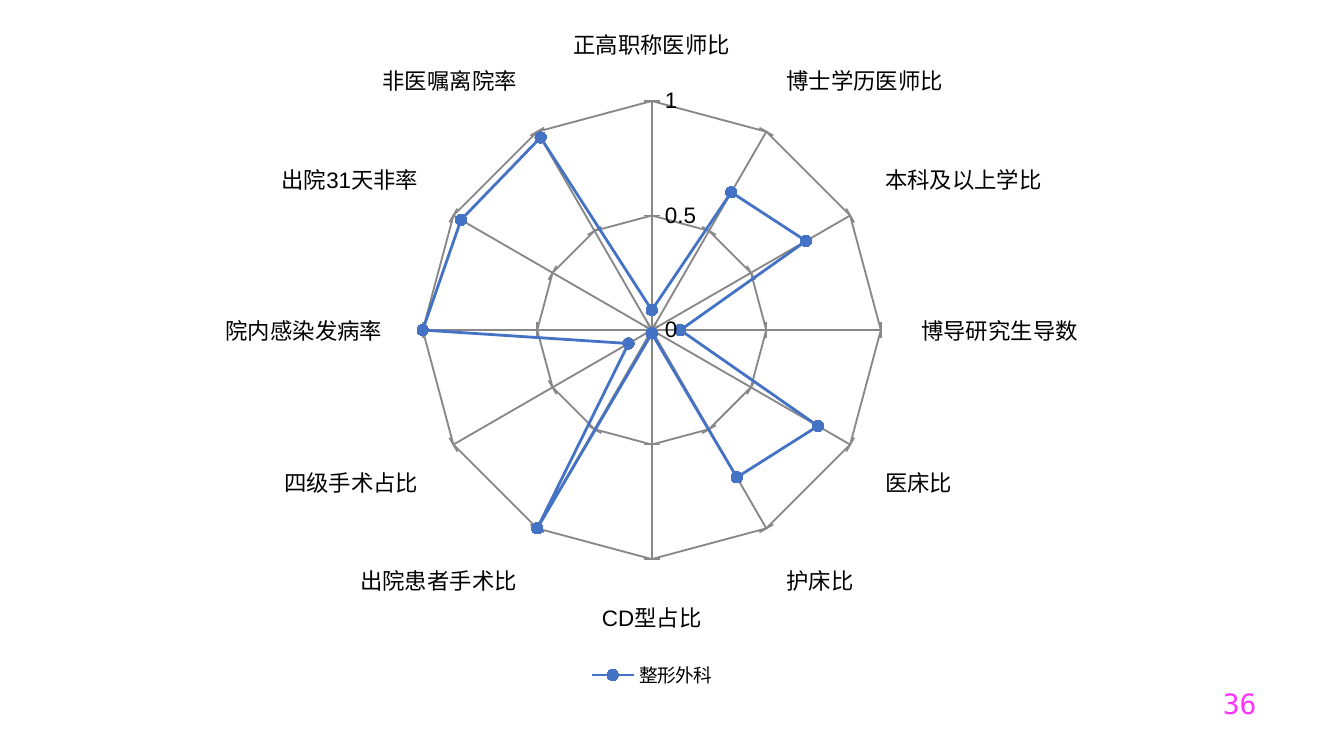
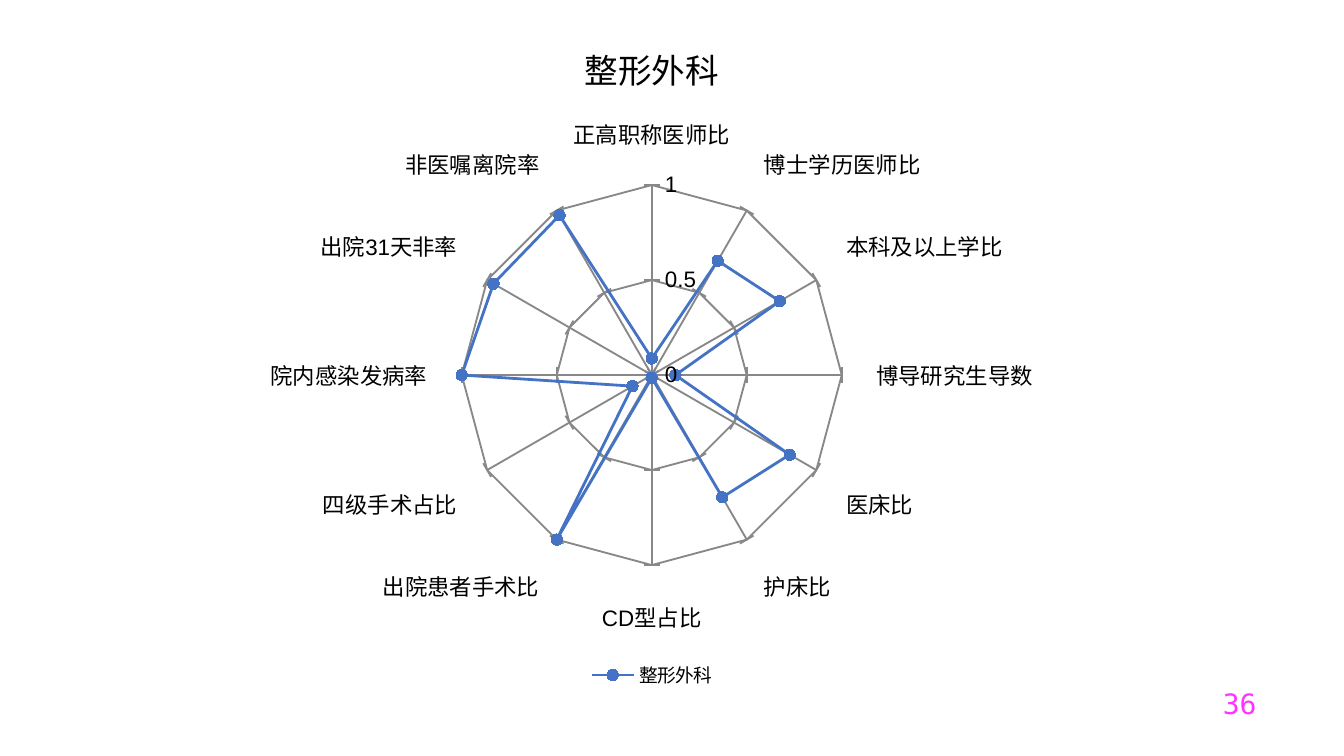
Before and after one commit to Tostig0916/hqcoffee, a slide deck: slide 36 of outputs/PPT/jsszyy.pptxgen.pptx. Drawn at 1344x756 pixels with LibreOffice and Linux fonts; fonts in the diff are those of the drawing. Boxes give left, top, right and bottom in pixels: in the first picture for what was removed or moved away, otherwise in the second. Text is boxed around its words. In the diff, an @@ line names an element or a change of style, - is before the commit and + after.

```diff
--- a/outputs/PPT/jsszyy.pptxgen.pptx
+++ b/outputs/PPT/jsszyy.pptxgen.pptx
@@ radar chart at <box>13,13,1290,694</box> @@
@@ title "整形外科" added @@
```
Also in this commit, not shown: 36 other slides changed, 2 other files.
